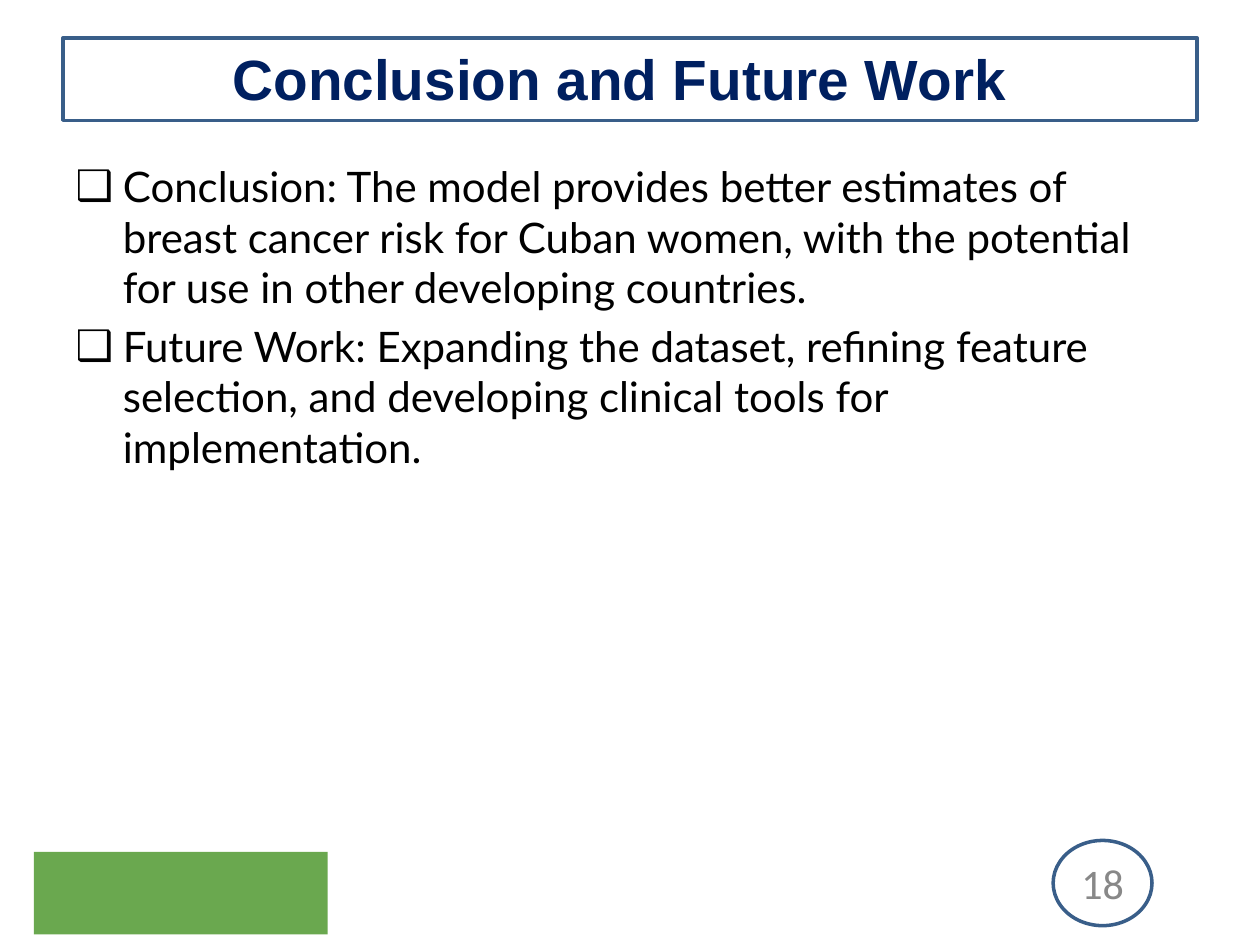
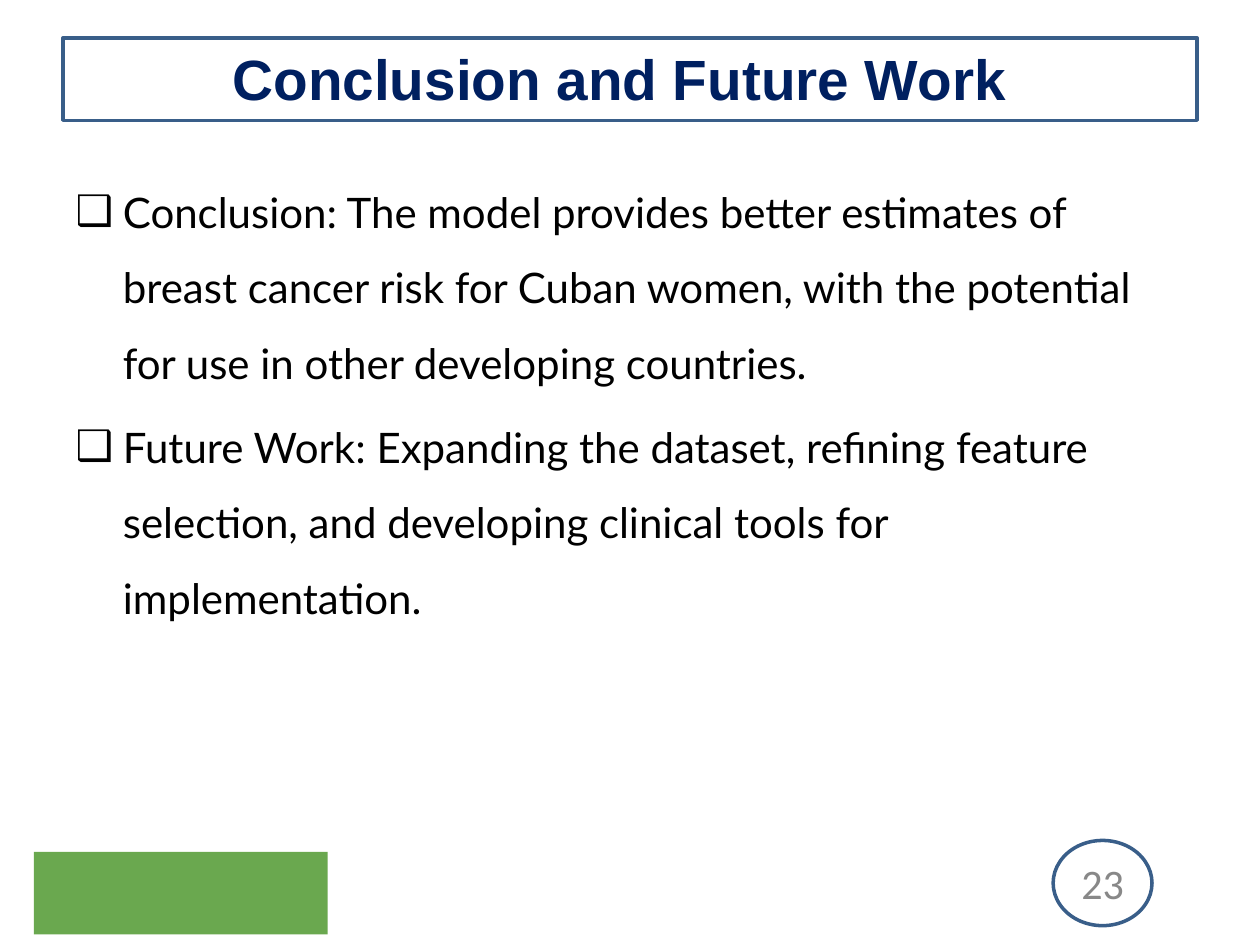
Before and after one commit to uginm102/MCSC-MUK, a slide deck: slide 23 of MCS7103-MachineLearning/Presentation.pptx (slide 18 before the commit). Drawn at 1260x945 pixels with LibreOffice and Linux fonts; fonts in the diff are those of the drawing; background and template pictures are left out. Boxes give left, top, right and bottom in pixels: in the first picture for what was removed or moved away, otherwise in the second. Text is boxed around its words. In the diff, an @@ line names an element or a change of style, - is before the commit and + after.

```diff
--- a/MCS7103-MachineLearning/Presentation.pptx
+++ b/MCS7103-MachineLearning/Presentation.pptx
@@ text "Conclusion: The model provides better ..." at (x1=123, y1=197, x2=1131, y2=622): line spacing 1 to 1.5 @@
@@ page number at (x1=1081, y1=872, x2=1124, y2=899): text changed @@
-18
+23
```
Also in this commit, not shown: 10 other slides changed, 9 slides added, 4 slides removed, 1 other file.
